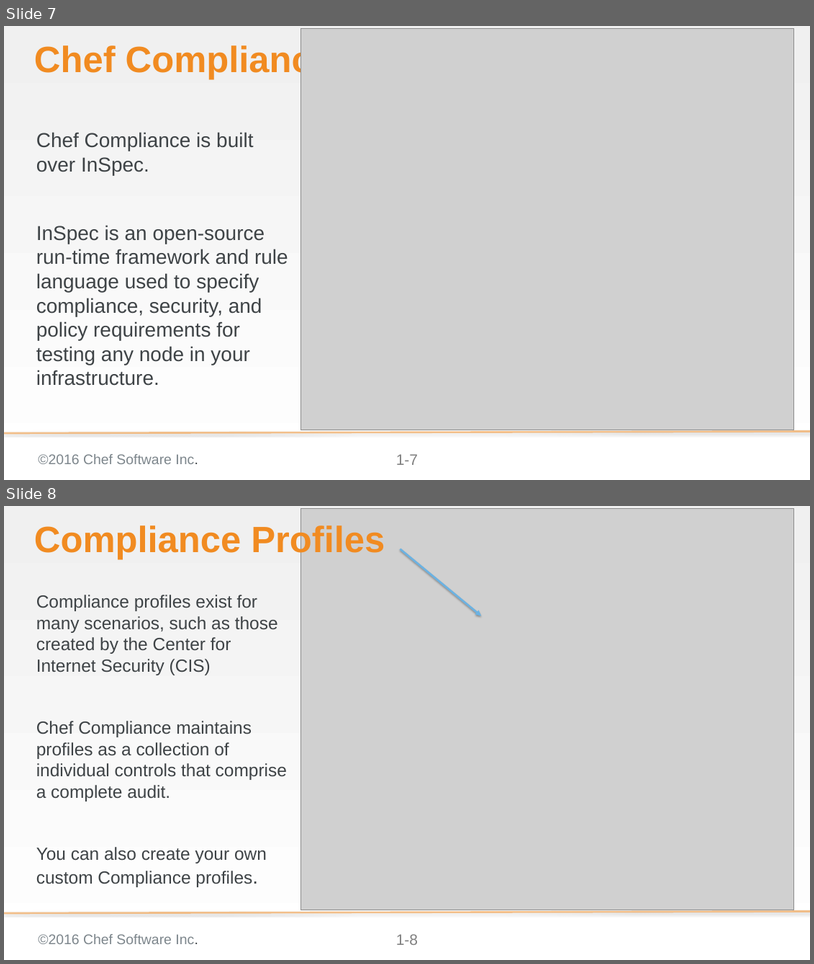
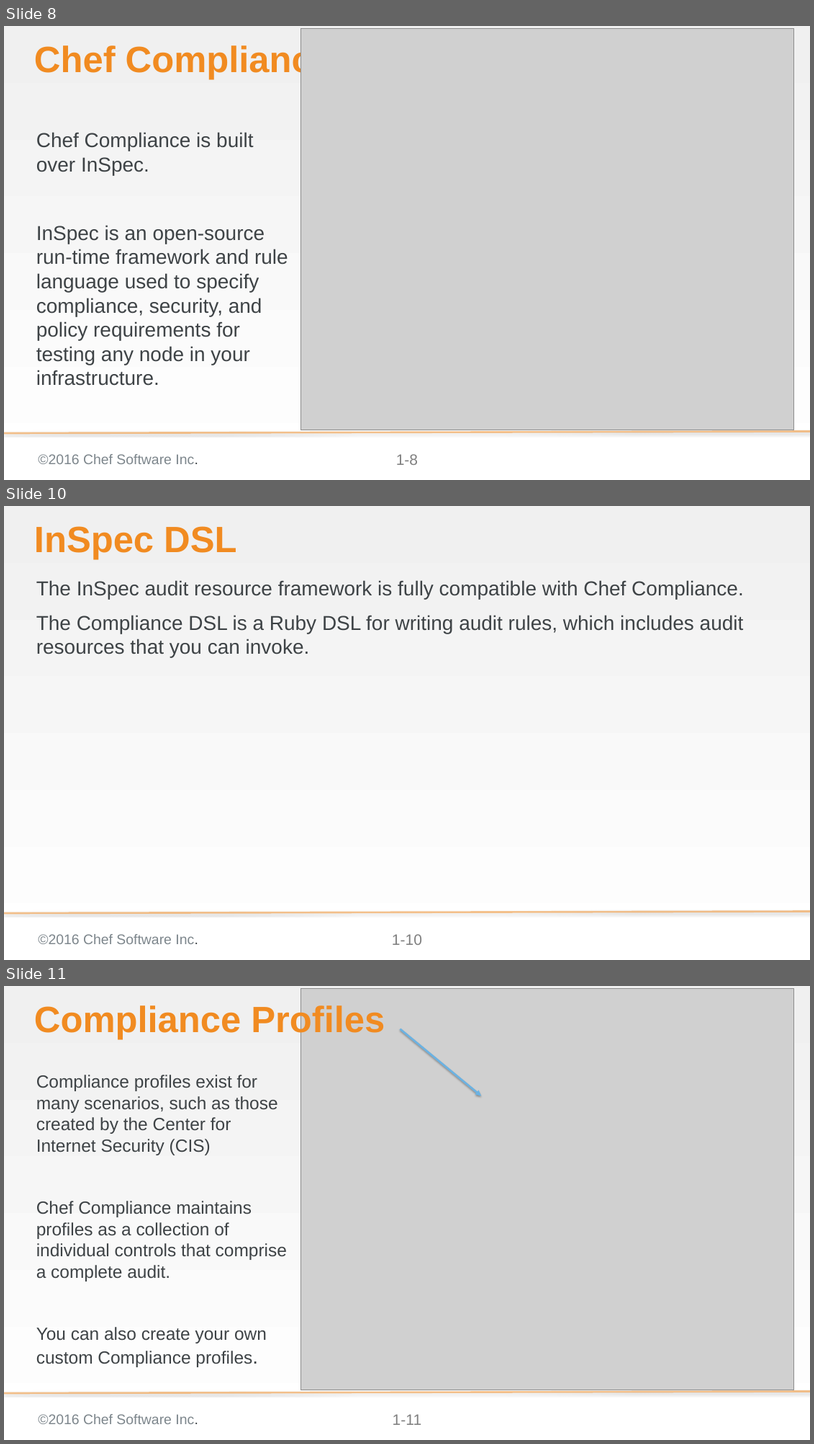
Before and after one commit to bchamby/chef-compliance-installation-configuration-operation, a slide deck: 01-Intro.pptx. Shown one above the other, each under a label of ours: slides 7 and 8 before the commit, slides 8, 10 and 11 after it; the slides between them are not shown. The pictures are 814x964 and 814x1444 pixels, drawn with LibreOffice and Linux fonts; fonts in the diff are those of the drawing; grey boxes stand for pictures; background and template pictures are left out. Boxes give left, top, right and bottom in pixels: in the first picture for what was removed or moved away, otherwise in the second. Text is boxed around its words. In the diff, an @@ line names an element or a change of style, - is before the commit and + after.

```diff
--- a/01-Intro.pptx
+++ b/01-Intro.pptx
@@ slide 10 added at bbox=[4, 506, 810, 960], background gradient #F0F0F0 to #FFFFFF; not listed: 3 template elements that a slide beside it also shows @@
@@ title added at bbox=[34, 526, 237, 560], 58 pt, text #F18B21, bold @@
+InSpec DSL
@@ text added at bbox=[36, 580, 744, 658], 32 pt, text #3E4346 @@
+The InSpec audit resource framework is fully compatible with Chef Compliance.
+The Compliance DSL is a Ruby DSL for writing audit rules, which includes audit resources that you can invoke.
@@ what was slide 7 is now slide 8 @@
@@ page number at bbox=[396, 454, 418, 464]: text changed @@
-1-7
+1-8
@@ what was slide 8 is now slide 11 @@
@@ page number at bbox=[393, 1414, 422, 1424]: text changed @@
-1-8
+1-11
```
Also in this commit, not shown: 2 other slides added.
